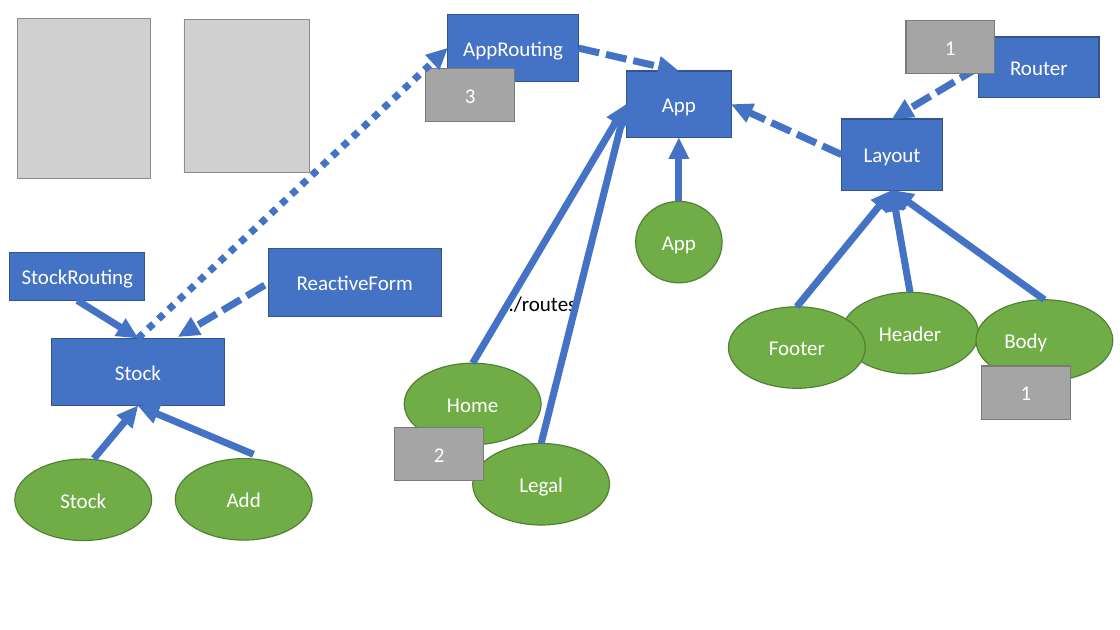
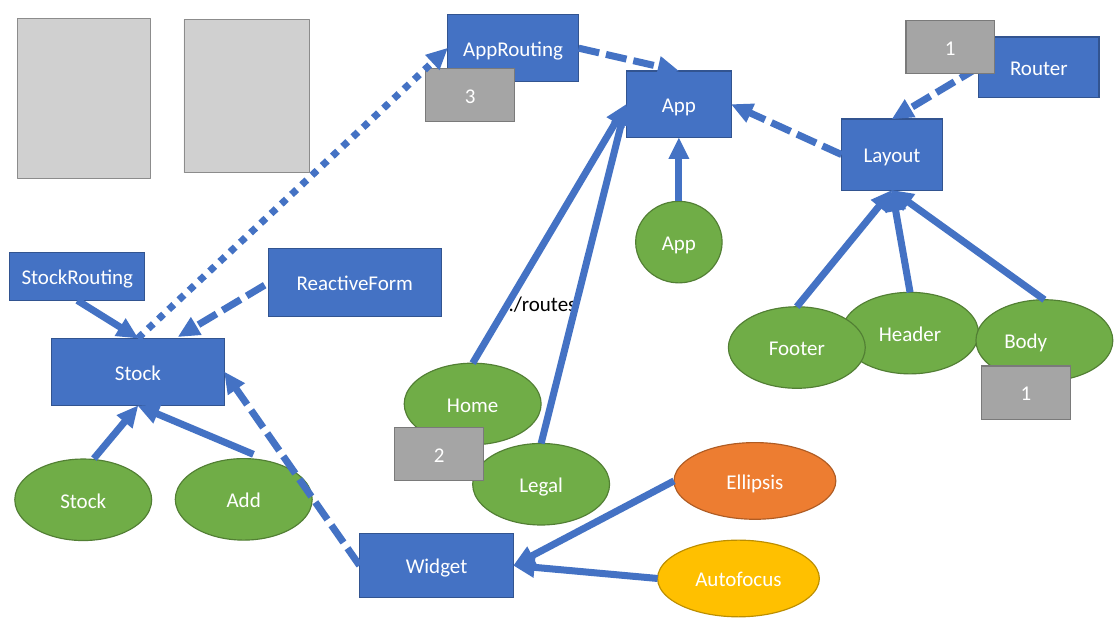
Before and after one commit to jlg-formation/fancv1-mars-21, a slide deck: slide 17 of notes.pptx. Drawn at 1120x630 pixels with LibreOffice and Linux fonts; fonts in the diff are those of the drawing; grey boxes stand for pictures. Boxes give left, top, right and bottom in pixels: in the first picture for what was removed or moved away, otherwise in the second. Text is boxed around its words. In the diff, an @@ line names an element or a change of style, - is before the commit and + after.

```diff
--- a/notes.pptx
+++ b/notes.pptx
@@ arrow added from (360, 565) to (224, 372), #4472C4 6 pt dashed @@
@@ ellipse added at box(674, 443, 836, 519), fill #ED7D31, outline #AF5C24 1 pt, 18 pt, text #FFFFFF @@
+Ellipsis
@@ arrow added from (674, 481) to (513, 565), #4472C4 6 pt @@
@@ rectangle added at box(360, 534, 513, 597), fill #4472C4, outline #325491 1 pt, 18 pt, text #FFFFFF @@
+Widget
@@ arrow added from (658, 579) to (513, 565), #4472C4 6 pt @@
@@ ellipse added at box(658, 540, 820, 617), fill #FFC000, outline #BD8E00 1 pt, 18 pt, text #FFFFFF @@
+Autofocus
```
Also in this commit, not shown: 1 other slide changed, 9 slides added.
